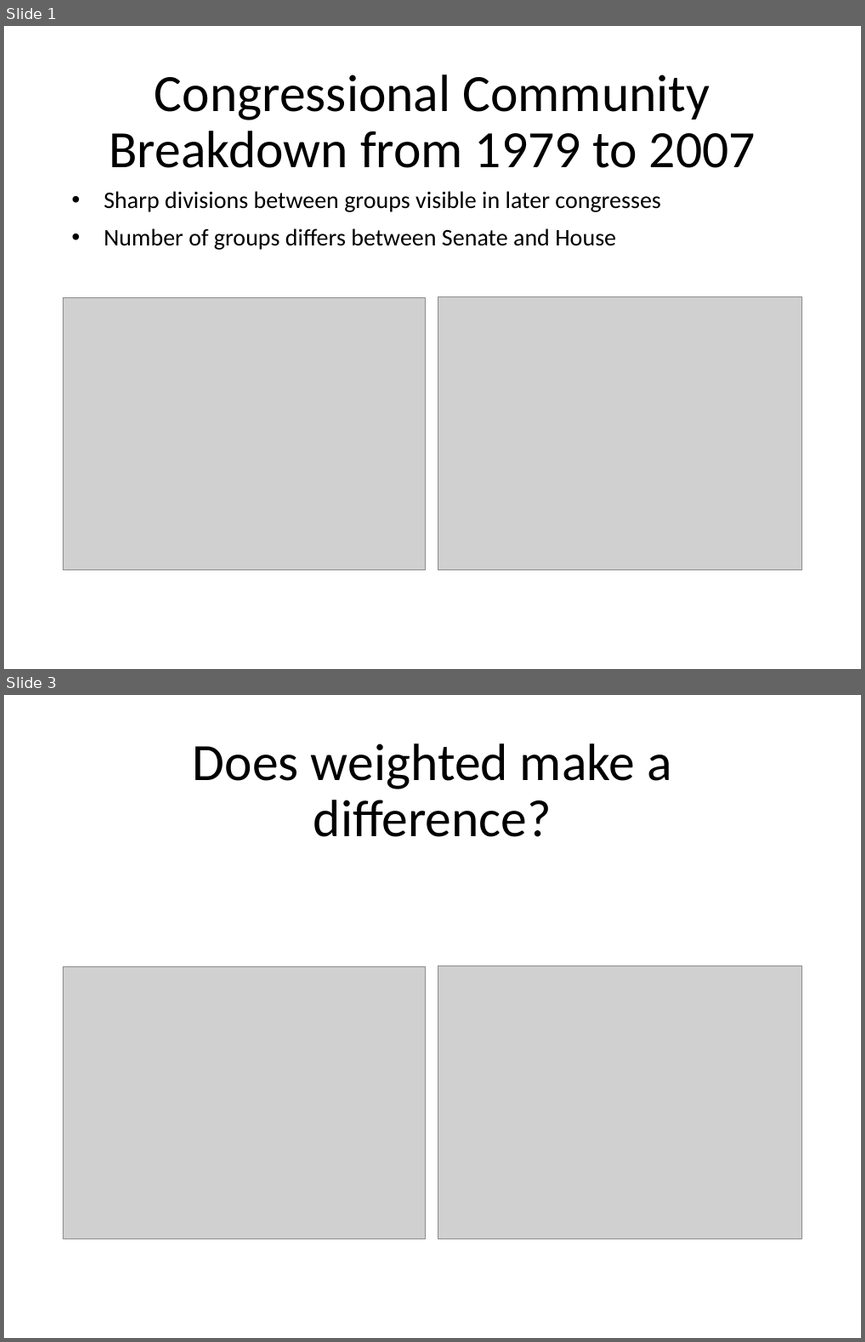
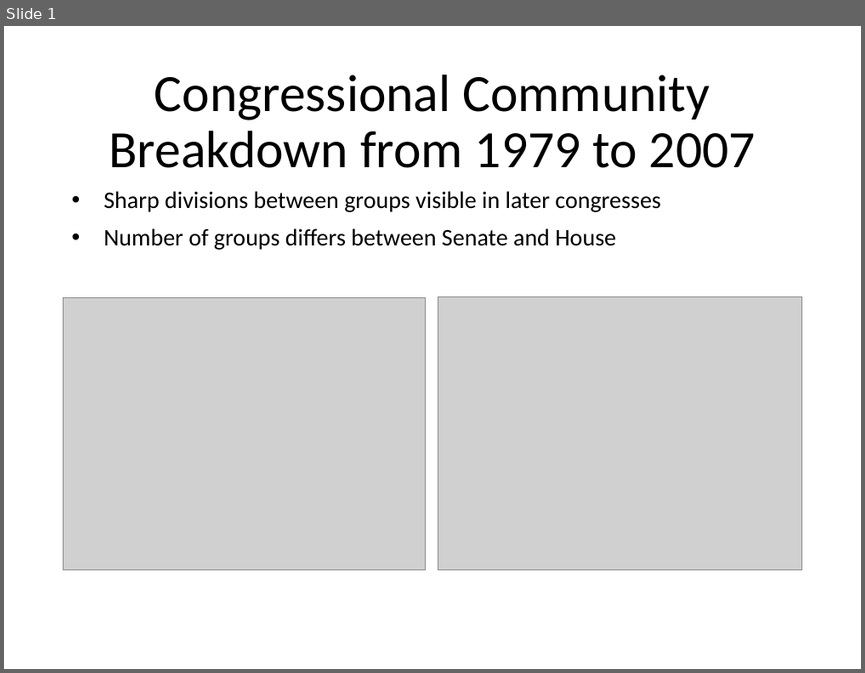
Before and after one commit to TomWerner/congress_cosponsorship, a slide deck: presentation/Final Presentation.pptx. Shown one above the other, each under a label of ours: slides 1 and 3 before the commit, slide 1 after it; the slides between them are not shown. The pictures are 865x1342 and 865x673 pixels, drawn with LibreOffice and Linux fonts; fonts in the diff are those of the drawing; grey boxes stand for pictures. Boxes give left, top, right and bottom in pixels: in the first picture for what was removed or moved away, otherwise in the second. Text is boxed around its words. In the diff, an @@ line names an element or a change of style, - is before the commit and + after.

```diff
--- a/presentation/Final Presentation.pptx
+++ b/presentation/Final Presentation.pptx
@@ slide 3 removed at <box>4,695,861,1338</box>, background #FFFFFF @@
@@ title removed at <box>193,743,672,837</box> @@
-Does weighted make a difference?
@@ picture removed at <box>64,967,426,1238</box> @@
@@ picture removed at <box>438,966,801,1239</box> @@
```
Also in this commit, not shown: 2 slides changed, 5 slides added, 44 other files.
